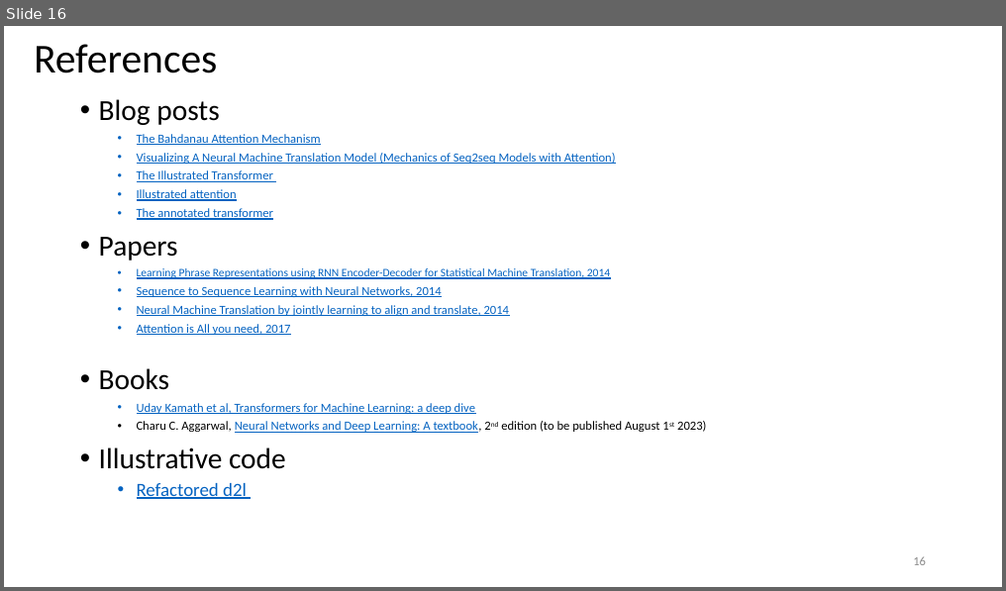
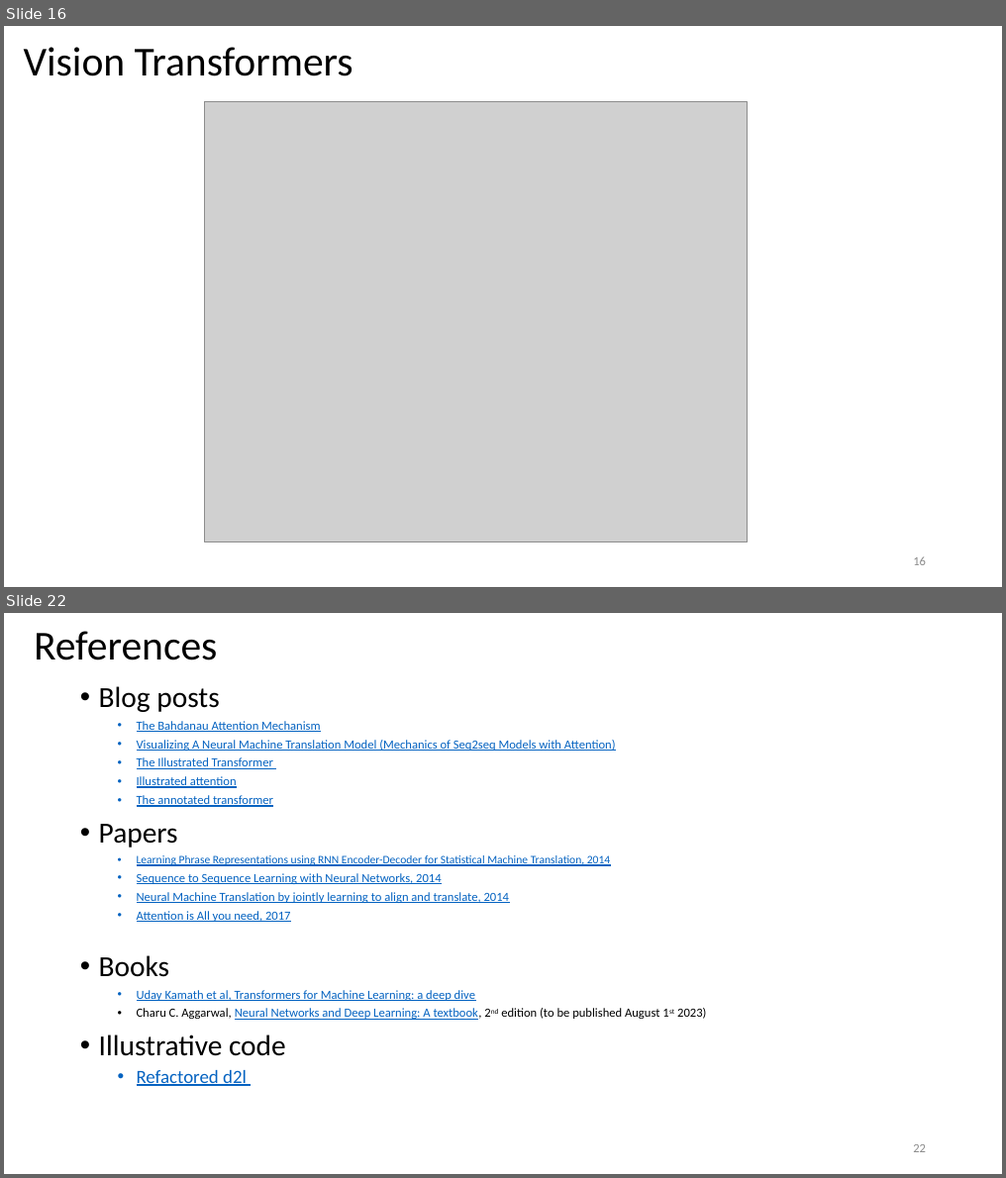
Before and after one commit to omroot/d2l_pytorch, a slide deck: mylearnings/mylecturenotes/AttentionAndTransformers.pptx. Shown one above the other, each under a label of ours: slide 16 before the commit, slides 16 and 22 after it; the slides between them are not shown. The pictures are 1006x591 and 1006x1178 pixels, drawn with LibreOffice and Linux fonts; fonts in the diff are those of the drawing; grey boxes stand for pictures. Boxes give left, top, right and bottom in pixels: in the first picture for what was removed or moved away, otherwise in the second. Text is boxed around its words. In the diff, an @@ line names an element or a change of style, - is before the commit and + after.

```diff
--- a/mylearnings/mylecturenotes/AttentionAndTransformers.pptx
+++ b/mylearnings/mylecturenotes/AttentionAndTransformers.pptx
@@ slide 16 added at (4,26,1002,587), background #FFFFFF @@
@@ title added at (24,47,353,76), 39.6 pt, text #000000 @@
+Vision Transformers
@@ picture added at (205,101,747,543) @@
@@ page number added at (913,557,926,566), 12 pt, text #8C8C8C @@
+16
@@ what was slide 16 is now slide 22 @@
@@ page number at (913,1145,926,1153): text changed @@
-16
+22
```
Also in this commit, not shown: 5 other slides added.
